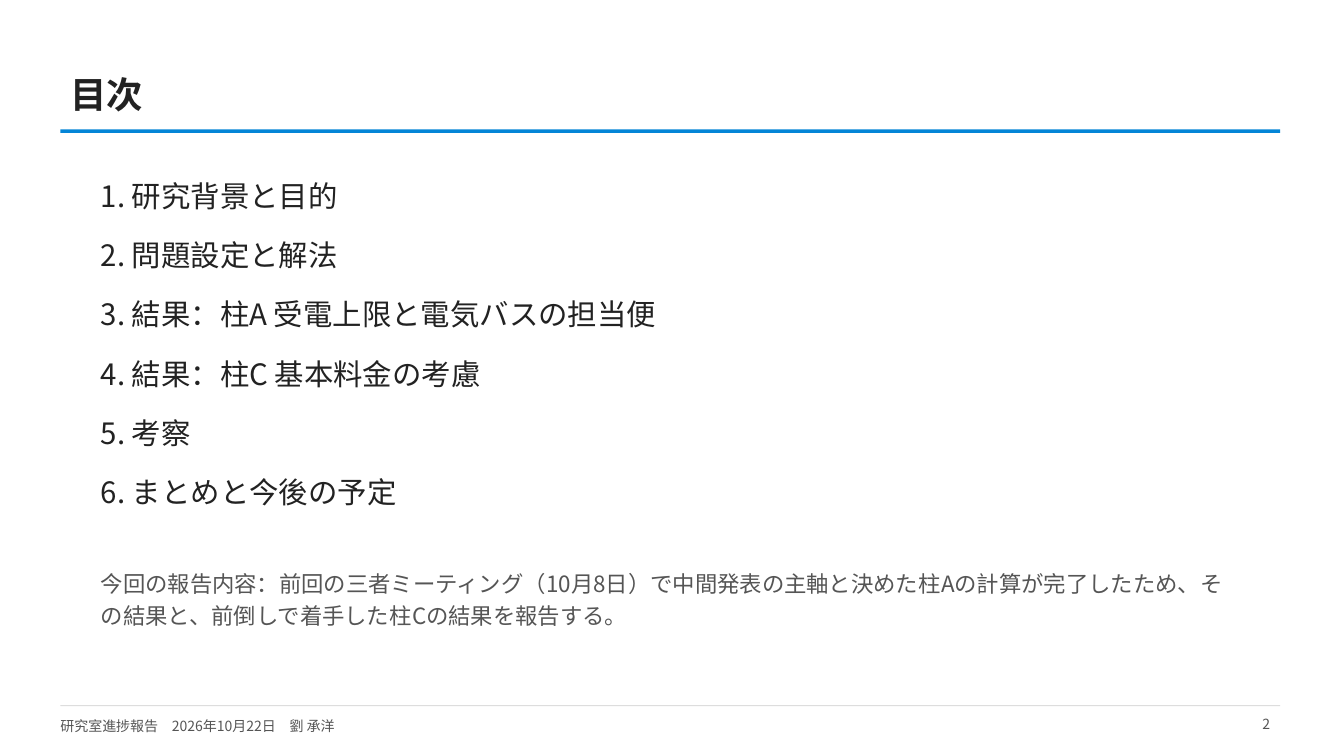
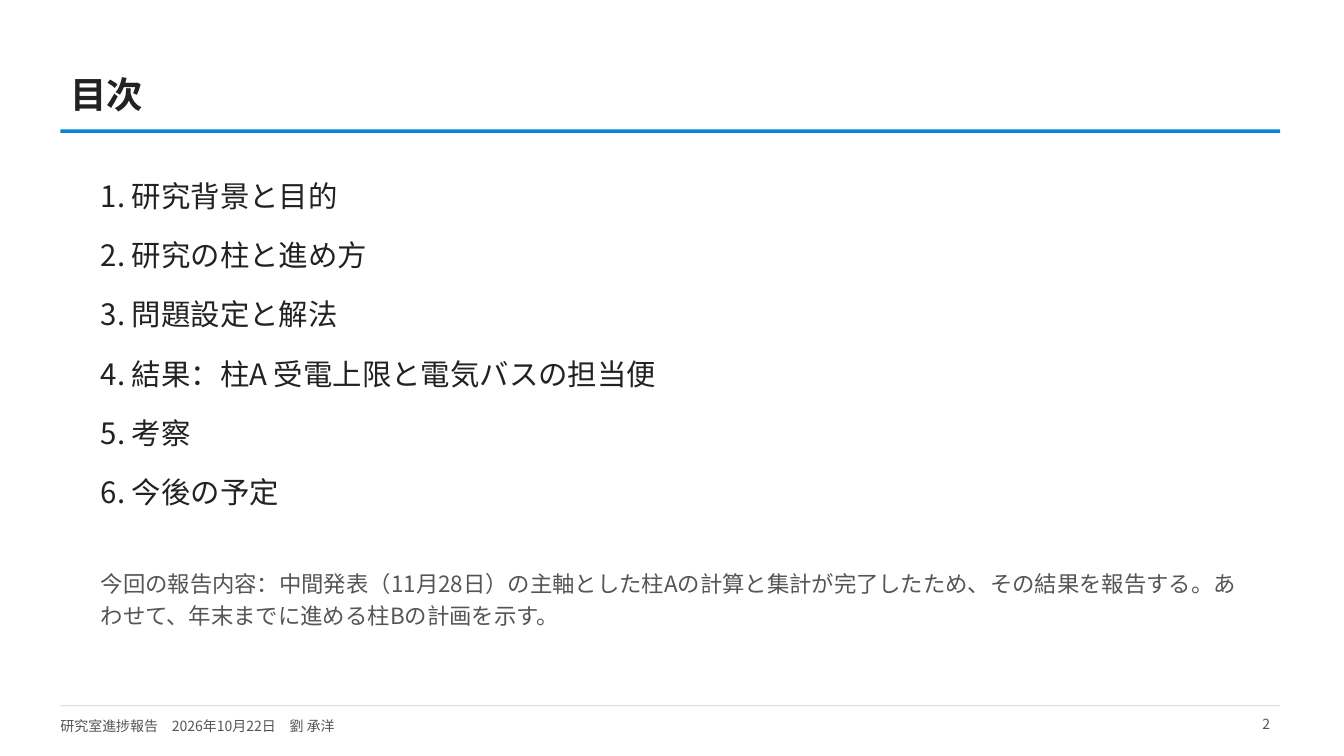
Before and after one commit to CYLIU2003/master-course, a slide deck: slide 2 of outcome/2026-10-22_lab_progress/lab_progress_20261022.pptx. Drawn at 1344x756 pixels with LibreOffice and Linux fonts; fonts in the diff are those of the drawing. Boxes give left, top, right and bottom in pixels: in the first picture for what was removed or moved away, otherwise in the second. Text is boxed around its words. In the diff, an @@ line names an element or a change of style, - is before the commit and + after.

```diff
--- a/outcome/2026-10-22_lab_progress/lab_progress_20261022.pptx
+++ b/outcome/2026-10-22_lab_progress/lab_progress_20261022.pptx
@@ text at <box>101,241,656,388</box>: text changed @@
-2. 問題設定と解法
-3. 結果：柱A 受電上限と電気バスの担当便
-4. 結果：柱C 基本料金の考慮
+2. 研究の柱と進め方
+3. 問題設定と解法
+4. 結果：柱A 受電上限と電気バスの担当便
@@ text at <box>101,478,279,506</box>: text changed @@
-6. まとめと今後の予定
+6. 今後の予定
@@ text at <box>101,573,1236,626</box>: text changed @@
-今回の報告内容：前回の三者ミーティング（10月8日）で中間発表の主軸と決めた柱Aの計算が完了したため、その結果と、前倒しで着手した柱Cの結果を報告する。
+今回の報告内容：中間発表（11月28日）の主軸とした柱Aの計算と集計が完了したため、その結果を報告する。あわせて、年末までに進める柱Bの計画を示す。
```
Also in this commit, not shown: 16 other slides changed, 1 slide added, 4 slides removed, 4 other files.
